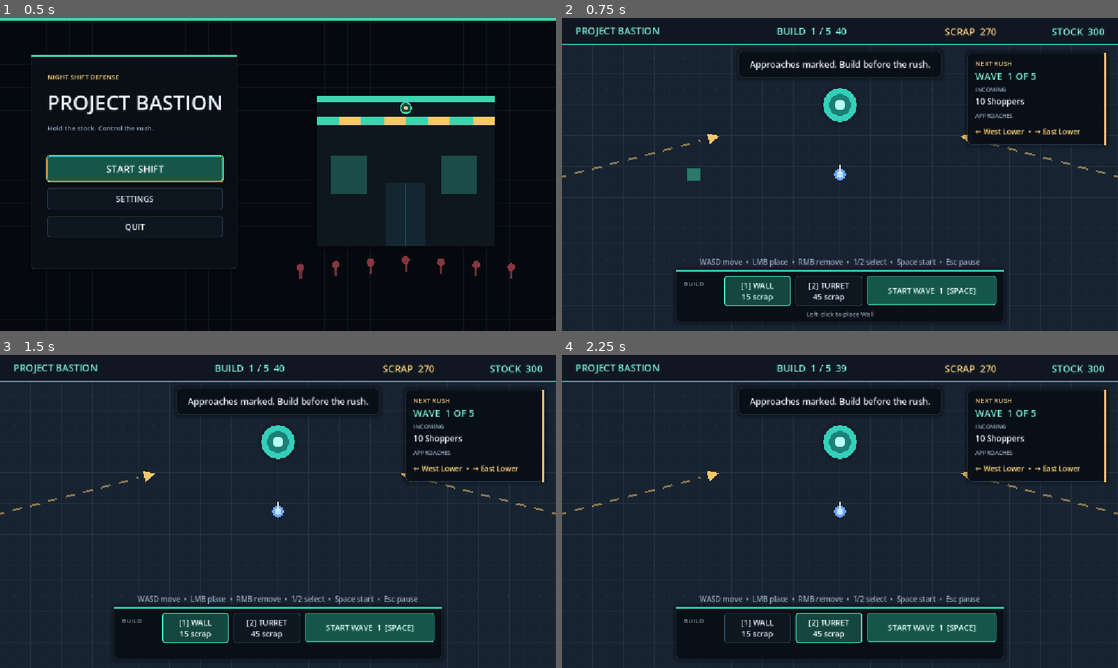
Above: before the commit, frames 1-4 (two rows, left to right).
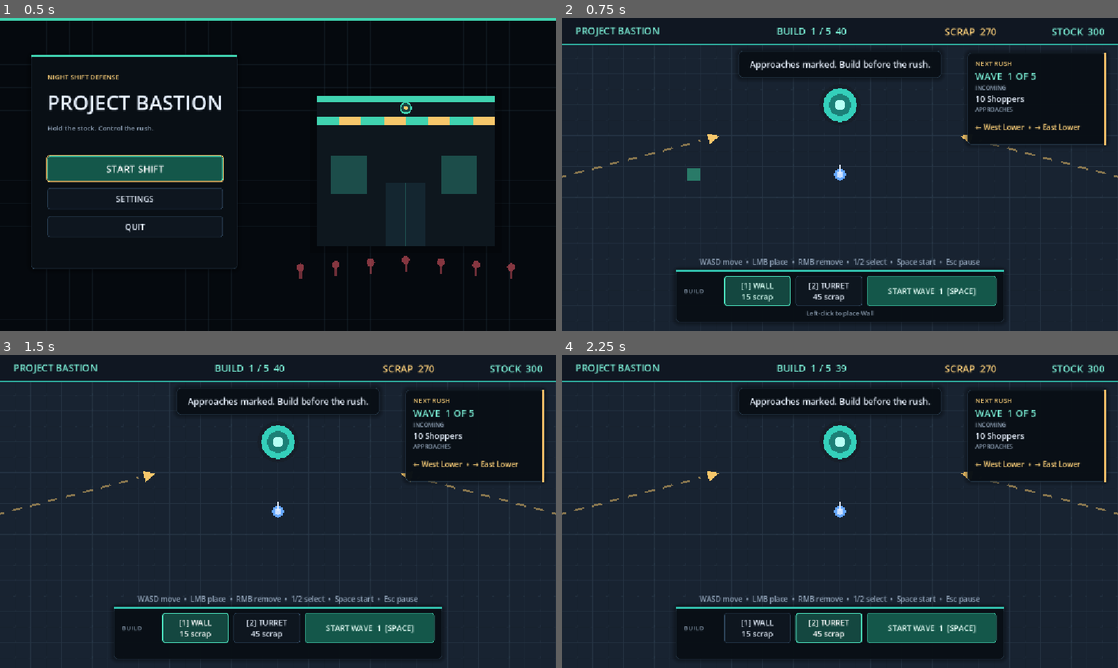
Above: after the commit, the same moments.

Repository: JarredTD/ProjectBastion
Game: Godot game, scene res://scenes/ui/main_menu.tscn
The game is run twice, just before and just after one commit, with the same random seed, the same clock (stepped at 60 frames per second) and the same inputs. Sound files missing from this copy of the repository are replaced by a short silence.
Inputs:
- Up to frame 1 (0.5 s): no input
- Up to frame 2 (0.75 s): click "START SHIFT" at 0.5 s
- Up to frame 3 (1.5 s): click "[1] WALL 15 scrap" at 1.25 s
- Up to frame 4 (2.25 s): click "[2] TURRET 45 scrap" at 2 s

Frame 1 is identical in both runs. In frame 2, 1.2% of the frame differs, in the area x 22-94%, y 21-96%; in frame 3, 1.1%; in frame 4, 1.1%.

Commit message:
refactor: make hud layout resilient

Diff:
--- a/scenes/ui/hud.tscn
+++ b/scenes/ui/hud.tscn
@@ -87,53 +87,61 @@
 script = ExtResource("3_accent")
 accent_color = Color(0.207843, 0.815686, 0.729412, 0.9)
 
-[node name="BuildTitle" type="Label" parent="Layout/BuildPanel"]
+[node name="Content" type="VBoxContainer" parent="Layout/BuildPanel"]
+layout_mode = 1
+anchors_preset = 15
+anchor_right = 1.0
+anchor_bottom = 1.0
 offset_left = 16.0
-offset_top = 18.0
-offset_right = 92.0
-offset_bottom = 42.0
+offset_top = 12.0
+offset_right = -16.0
+offset_bottom = -8.0
+grow_horizontal = 2
+grow_vertical = 2
+theme_override_constants/separation = 6
+
+[node name="Actions" type="HBoxContainer" parent="Layout/BuildPanel/Content"]
+layout_mode = 2
+theme_override_constants/separation = 10
+
+[node name="BuildTitle" type="Label" parent="Layout/BuildPanel/Content/Actions"]
+custom_minimum_size = Vector2(74, 60)
+layout_mode = 2
 theme_type_variation = &"MutedLabel"
 text = "BUILD"
-
-[node name="WallButton" type="Button" parent="Layout/BuildPanel"]
-unique_name_in_owner = true
-offset_left = 100.0
-offset_top = 12.0
-offset_right = 238.0
-offset_bottom = 72.0
+vertical_alignment = 1
+
+[node name="WallButton" type="Button" parent="Layout/BuildPanel/Content/Actions"]
+unique_name_in_owner = true
+custom_minimum_size = Vector2(138, 60)
+layout_mode = 2
 tooltip_text = "Blocks shoppers and takes a beating"
 toggle_mode = true
 theme_override_font_sizes/font_size = 16
 text = "[1] WALL\n15 scrap"
 
-[node name="TurretButton" type="Button" parent="Layout/BuildPanel"]
-unique_name_in_owner = true
-offset_left = 248.0
-offset_top = 12.0
-offset_right = 386.0
-offset_bottom = 72.0
+[node name="TurretButton" type="Button" parent="Layout/BuildPanel/Content/Actions"]
+unique_name_in_owner = true
+custom_minimum_size = Vector2(138, 60)
+layout_mode = 2
 tooltip_text = "Stops any shopper in range"
 toggle_mode = true
 theme_override_font_sizes/font_size = 16
 text = "[2] TURRET\n45 scrap"
 
-[node name="StartWaveButton" type="Button" parent="Layout/BuildPanel"]
-unique_name_in_owner = true
-offset_left = 396.0
-offset_top = 12.0
-offset_right = 664.0
-offset_bottom = 72.0
+[node name="StartWaveButton" type="Button" parent="Layout/BuildPanel/Content/Actions"]
+unique_name_in_owner = true
+custom_minimum_size = Vector2(258, 60)
+layout_mode = 2
+size_flags_horizontal = 3
 tooltip_text = "Start the wave"
 theme_type_variation = &"PrimaryButton"
 theme_override_font_sizes/font_size = 16
 text = "START WAVE  [SPACE]"
 
-[node name="BuildHintLabel" type="Label" parent="Layout/BuildPanel"]
-unique_name_in_owner = true
-offset_left = 16.0
-offset_top = 80.0
-offset_right = 664.0
-offset_bottom = 102.0
+[node name="BuildHintLabel" type="Label" parent="Layout/BuildPanel/Content"]
+unique_name_in_owner = true
+layout_mode = 2
 theme_override_font_sizes/font_size = 13
 theme_type_variation = &"MutedLabel"
 text = "Move over the arena to pick a spot"
@@ -212,58 +220,56 @@
 accent_color = Color(1, 0.780392, 0.419608, 0.95)
 accent_edge = 1
 
-[node name="IntelTitle" type="Label" parent="Layout/WaveIntelPanel"]
-unique_name_in_owner = true
+[node name="Content" type="VBoxContainer" parent="Layout/WaveIntelPanel"]
+layout_mode = 1
+anchors_preset = 15
+anchor_right = 1.0
+anchor_bottom = 1.0
 offset_left = 16.0
 offset_top = 12.0
-offset_right = 272.0
-offset_bottom = 32.0
+offset_right = -16.0
+offset_bottom = -10.0
+grow_horizontal = 2
+grow_vertical = 2
+theme_override_constants/separation = 2
+
+[node name="IntelTitle" type="Label" parent="Layout/WaveIntelPanel/Content"]
+unique_name_in_owner = true
+layout_mode = 2
 theme_type_variation = &"SectionLabel"
 text = "NEXT RUSH"
 
-[node name="IntelWave" type="Label" parent="Layout/WaveIntelPanel"]
-unique_name_in_owner = true
-offset_left = 16.0
-offset_top = 34.0
-offset_right = 272.0
-offset_bottom = 62.0
+[node name="IntelWave" type="Label" parent="Layout/WaveIntelPanel/Content"]
+unique_name_in_owner = true
+layout_mode = 2
 theme_type_variation = &"StatLabel"
 text = "WAVE 1 OF 5"
 
-[node name="CompositionTitle" type="Label" parent="Layout/WaveIntelPanel"]
-offset_left = 16.0
-offset_top = 68.0
-offset_right = 272.0
-offset_bottom = 86.0
+[node name="CompositionTitle" type="Label" parent="Layout/WaveIntelPanel/Content"]
+layout_mode = 2
 theme_override_font_sizes/font_size = 12
 theme_type_variation = &"MutedLabel"
 text = "INCOMING"
 
-[node name="IntelComposition" type="Label" parent="Layout/WaveIntelPanel"]
-unique_name_in_owner = true
-offset_left = 16.0
-offset_top = 88.0
-offset_right = 272.0
-offset_bottom = 114.0
+[node name="IntelComposition" type="Label" parent="Layout/WaveIntelPanel/Content"]
+unique_name_in_owner = true
+custom_minimum_size = Vector2(0, 24)
+layout_mode = 2
 theme_type_variation = &"BodyStrong"
 text = "10 Shoppers"
 autowrap_mode = 2
 
-[node name="ApproachTitle" type="Label" parent="Layout/WaveIntelPanel"]
-offset_left = 16.0
-offset_top = 122.0
-offset_right = 272.0
-offset_bottom = 140.0
+[node name="ApproachTitle" type="Label" parent="Layout/WaveIntelPanel/Content"]
+layout_mode = 2
 theme_override_font_sizes/font_size = 12
 theme_type_variation = &"MutedLabel"
 text = "APPROACHES"
 
-[node name="IntelApproaches" type="Label" parent="Layout/WaveIntelPanel"]
-unique_name_in_owner = true
-offset_left = 16.0
-offset_top = 142.0
-offset_right = 272.0
-offset_bottom = 184.0
+[node name="IntelApproaches" type="Label" parent="Layout/WaveIntelPanel/Content"]
+unique_name_in_owner = true
+custom_minimum_size = Vector2(0, 42)
+layout_mode = 2
+size_flags_vertical = 3
 theme_override_font_sizes/font_size = 15
 theme_type_variation = &"SectionLabel"
 text = "↖ North West  •  → East Lower"
@@ -298,44 +304,54 @@
 offset_right = 250.0
 offset_bottom = 125.0
 
-[node name="EndTitle" type="Label" parent="Layout/EndPanel"]
-unique_name_in_owner = true
-offset_top = 32.0
-offset_right = 500.0
-offset_bottom = 74.0
+[node name="Content" type="VBoxContainer" parent="Layout/EndPanel"]
+layout_mode = 1
+anchors_preset = 15
+anchor_right = 1.0
+anchor_bottom = 1.0
+offset_left = 36.0
+offset_top = 28.0
+offset_right = -36.0
+offset_bottom = -28.0
+grow_horizontal = 2
+grow_vertical = 2
+theme_override_constants/separation = 10
+
+[node name="EndTitle" type="Label" parent="Layout/EndPanel/Content"]
+unique_name_in_owner = true
+layout_mode = 2
 theme_type_variation = &"ScreenTitle"
 text = "STORE SECURED"
 horizontal_alignment = 1
 
-[node name="EndStats" type="Label" parent="Layout/EndPanel"]
-unique_name_in_owner = true
-offset_top = 82.0
-offset_right = 500.0
-offset_bottom = 154.0
+[node name="EndStats" type="Label" parent="Layout/EndPanel/Content"]
+unique_name_in_owner = true
+layout_mode = 2
+size_flags_vertical = 3
 theme_override_font_sizes/font_size = 18
 theme_type_variation = &"MutedLabel"
 text = "Rushes cleared: 5\nShoppers turned away: 70\nRun seed: 123456789"
 horizontal_alignment = 1
-
-[node name="EndActions" type="HBoxContainer" parent="Layout/EndPanel"]
-offset_left = 36.0
-offset_top = 174.0
-offset_right = 464.0
-offset_bottom = 222.0
+vertical_alignment = 1
+
+[node name="EndActions" type="HBoxContainer" parent="Layout/EndPanel/Content"]
+layout_mode = 2
 theme_override_constants/separation = 12
 alignment = 1
 
-[node name="ContinueButton" type="Button" parent="Layout/EndPanel/EndActions"]
+[node name="ContinueButton" type="Button" parent="Layout/EndPanel/Content/EndActions"]
 unique_name_in_owner = true
 custom_minimum_size = Vector2(208, 42)
+layout_mode = 2
 tooltip_text = "Keep playing with rapidly growing rushes"
 theme_type_variation = &"PrimaryButton"
 theme_override_font_sizes/font_size = 17
 text = "CONTINUE ENDLESS"
 
-[node name="RestartButton" type="Button" parent="Layout/EndPanel/EndActions"]
+[node name="RestartButton" type="Button" parent="Layout/EndPanel/Content/EndActions"]
 unique_name_in_owner = true
 custom_minimum_size = Vector2(208, 42)
+layout_mode = 2
 tooltip_text = "Try a new layout"
 theme_override_font_sizes/font_size = 17
 text = "PLAY AGAIN  [R]"
